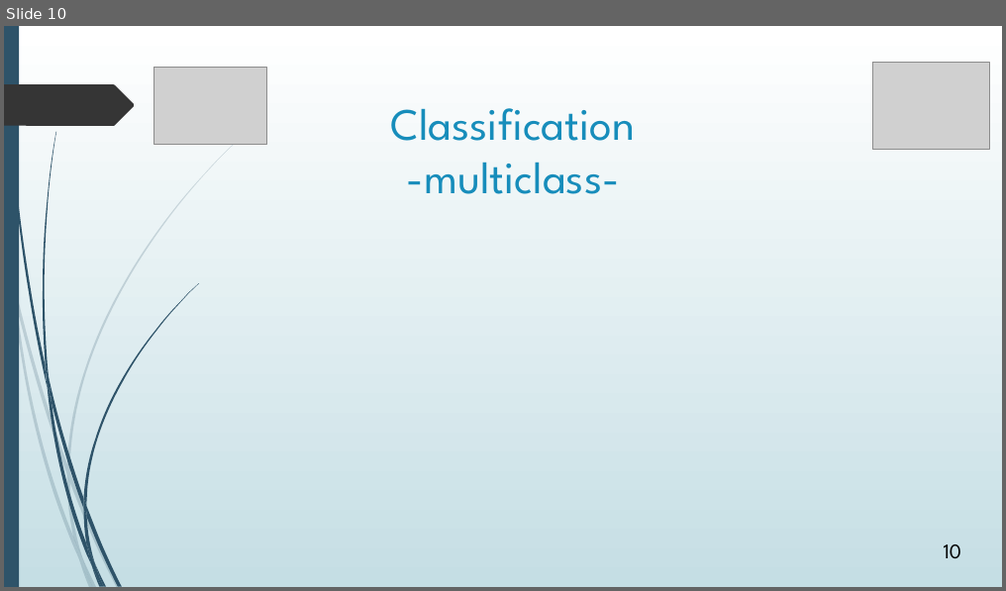
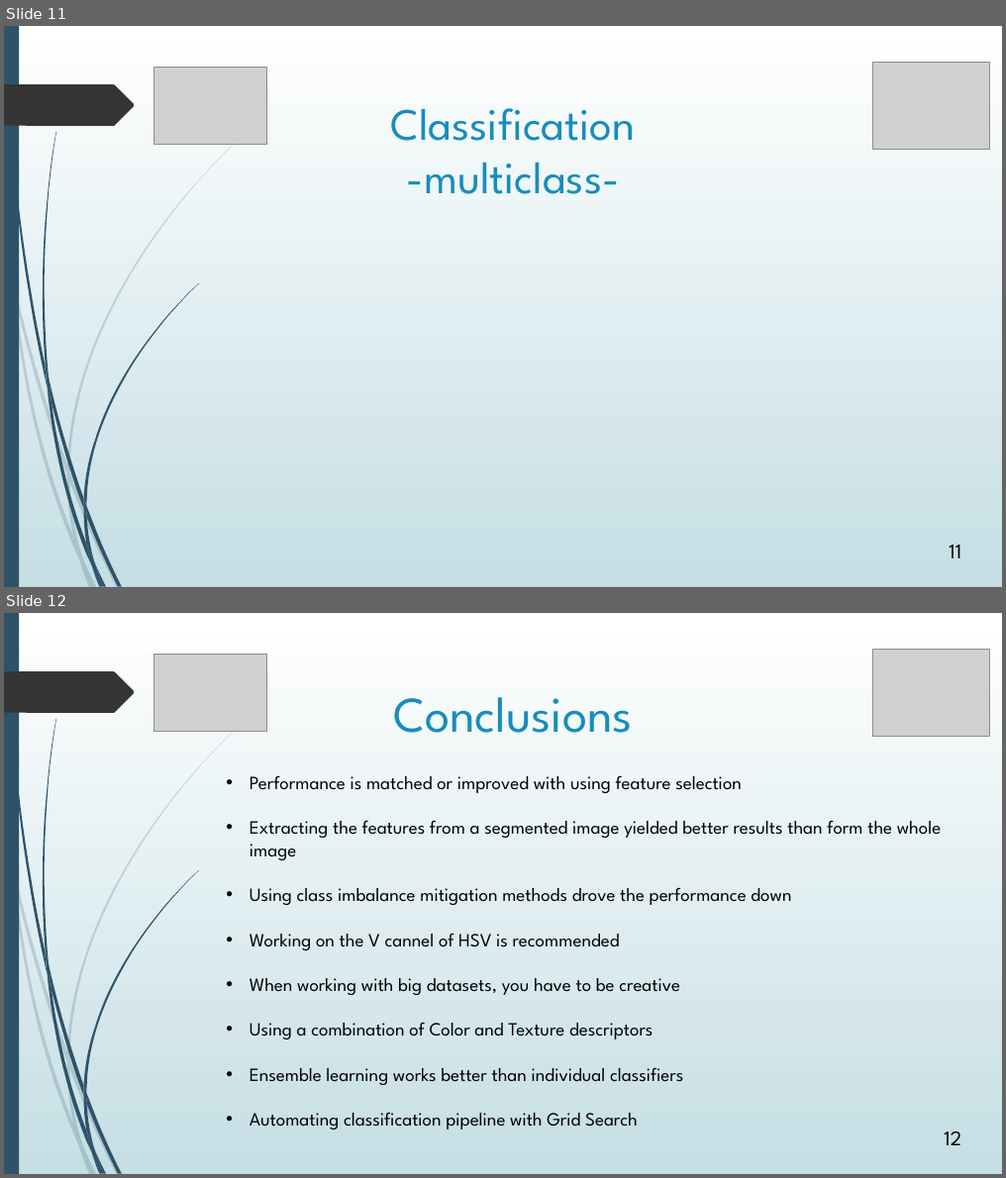
Before and after one commit to avasile96/CAD, a slide deck: Presentation_updated.pptx. Shown one above the other, each under a label of ours: slide 10 before the commit, slides 11 and 12 after it. The pictures are 1006x591 and 1006x1178 pixels, drawn with LibreOffice and Linux fonts; fonts in the diff are those of the drawing; grey boxes stand for pictures. Boxes give left, top, right and bottom in pixels: in the first picture for what was removed or moved away, otherwise in the second. Text is boxed around its words. In the diff, an @@ line names an element or a change of style, - is before the commit and + after.

```diff
--- a/Presentation_updated.pptx
+++ b/Presentation_updated.pptx
@@ slide 12 added at (x1=4, y1=613, x2=1002, y2=1174), background gradient #FFFFFF to #C5DEE5; not listed: 24 template elements that a slide beside it also shows @@
@@ picture added at (x1=153, y1=655, x2=266, y2=731) @@
@@ picture added at (x1=872, y1=649, x2=989, y2=737) @@
@@ title added at (x1=393, y1=697, x2=632, y2=733), 48 pt, text #178DBB @@
+Conclusions
@@ text added at (x1=250, y1=775, x2=941, y2=1130), 18 pt, text #000000 @@
+• Performance is matched or improved with using feature selection
+• Extracting the features from a segmented image yielded better results than form the whole image
+• Using class imbalance mitigation methods drove the performance down
+• Working on the V cannel of HSV is recommended
+• When working with big datasets, you have to be creative
+• Using a combination of Color and Texture descriptors
+• Ensemble learning works better than individual classifiers
+• Automating classification pipeline with Grid Search
@@ page number added at (x1=944, y1=1132, x2=961, y2=1146), 20 pt, text #000000 @@
+12
@@ what was slide 10 is now slide 11 @@
@@ page number at (x1=948, y1=545, x2=961, y2=559): text changed @@
-10
+11
```
Also in this commit, not shown: 4 slides changed, 1 other slide added, 2 slides removed.
